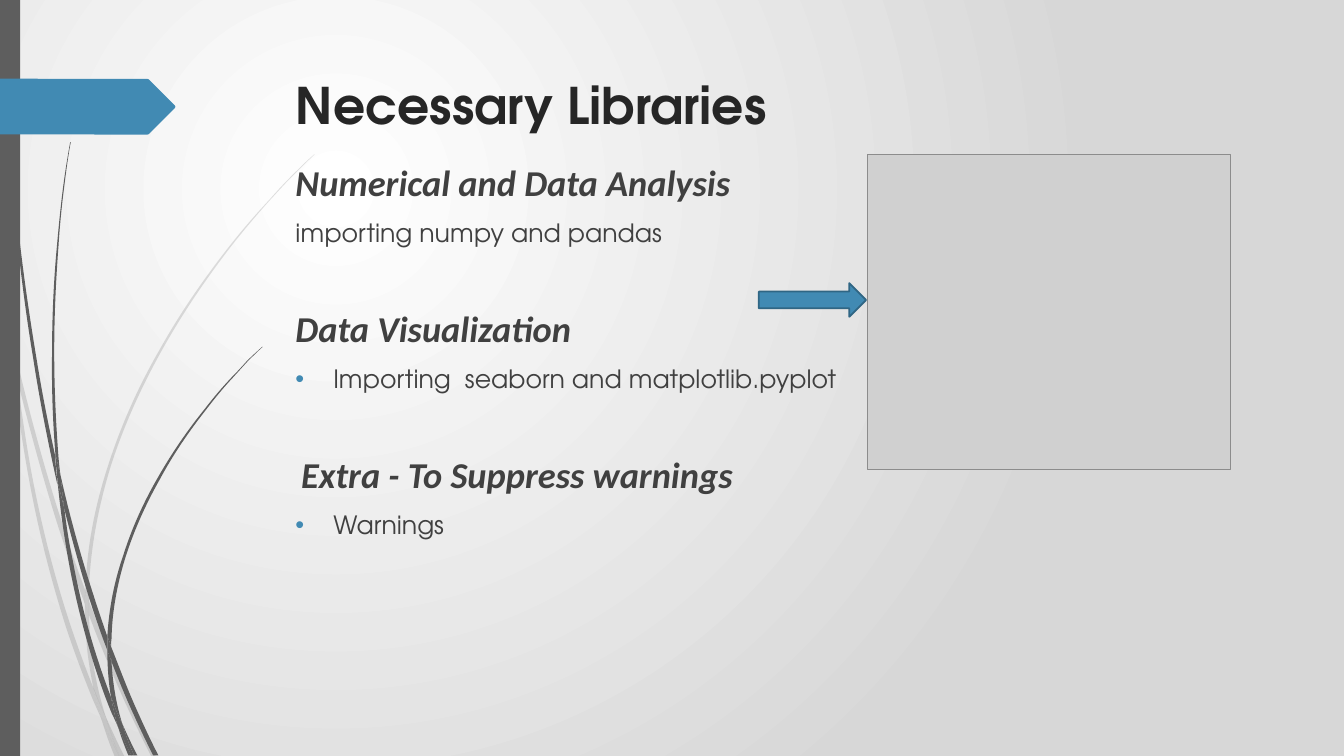
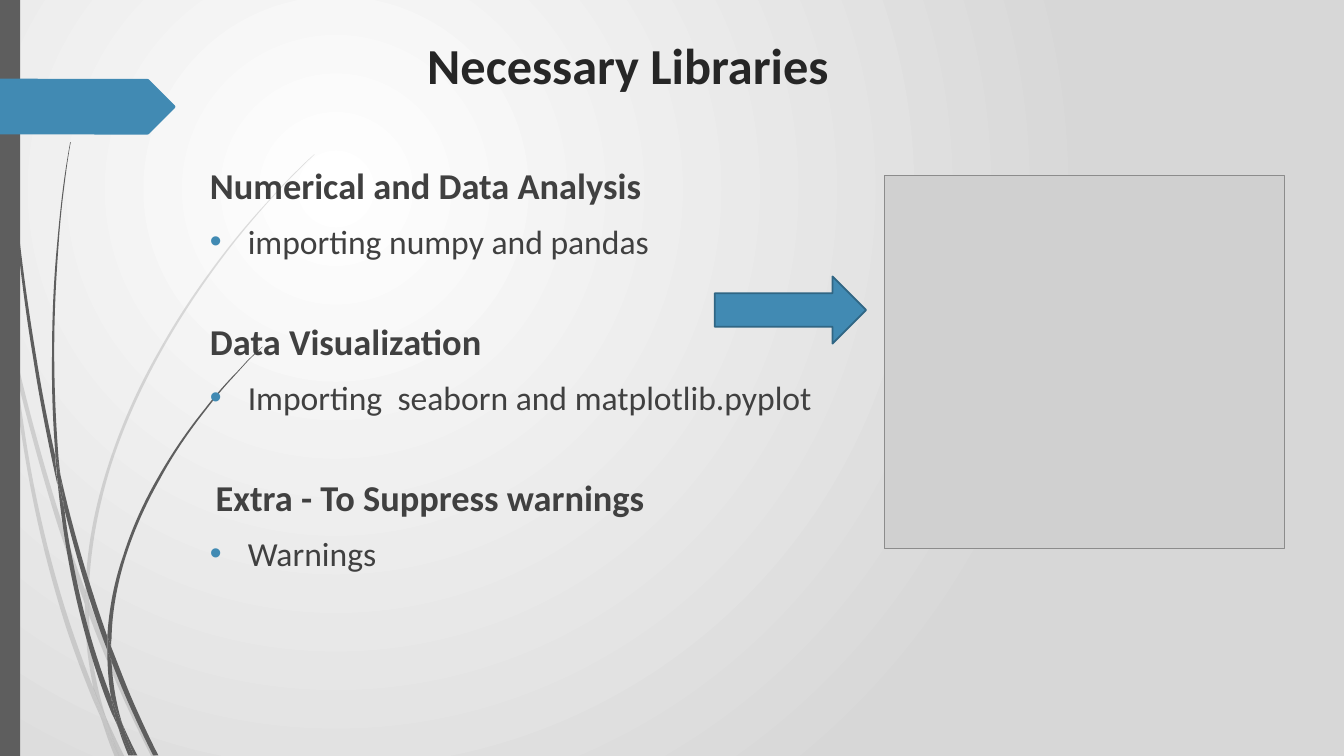
Before and after one commit to RavishankarDuMCA10/LendingClubCaseStudy, a slide deck: slide 5 of Case_Study.pptx. Drawn at 1344x756 pixels with LibreOffice and Linux fonts; fonts in the diff are those of the drawing; grey boxes stand for pictures. Boxes give left, top, right and bottom in pixels: in the first picture for what was removed or moved away, otherwise in the second. Text is boxed around its words. In the diff, an @@ line names an element or a change of style, - is before the commit and + after.

Commit message:
Added Bivariate Analysis to ppt

```diff
--- a/Case_Study.pptx
+++ b/Case_Study.pptx
@@ title "Necessary Libraries" moved from (x1=296, y1=85, x2=767, y2=134) to (x1=427, y1=48, x2=828, y2=92) @@
@@ title "Necessary Libraries" at (x1=427, y1=48, x2=828, y2=92): font TeX Gyre Adventor to Calibri @@
@@ text "Numerical and Data Analysis" moved from (x1=295, y1=170, x2=836, y2=540) to (x1=210, y1=173, x2=812, y2=572) @@
@@ text "Numerical and Data Analysis" at (x1=210, y1=173, x2=812, y2=572): italic off in "Numerical and Data Analysis", "Data Visualization", "Extra - To Suppress warnings"; size 18 to 24 pt, font TeX Gyre Adventor to Calibri in "importing numpy and pandas", "Importing seaborn and matplotlib.pyplot", "Warnings"; bullet none to • @@
@@ picture resized from (x1=868, y1=154, x2=1230, y2=470) to (x1=884, y1=175, x2=1285, y2=548) @@
@@ right arrow resized from (x1=759, y1=283, x2=866, y2=317) to (x1=715, y1=276, x2=866, y2=344) @@
```
Also in this commit, not shown: 6 other slides changed, 30 slides added.
